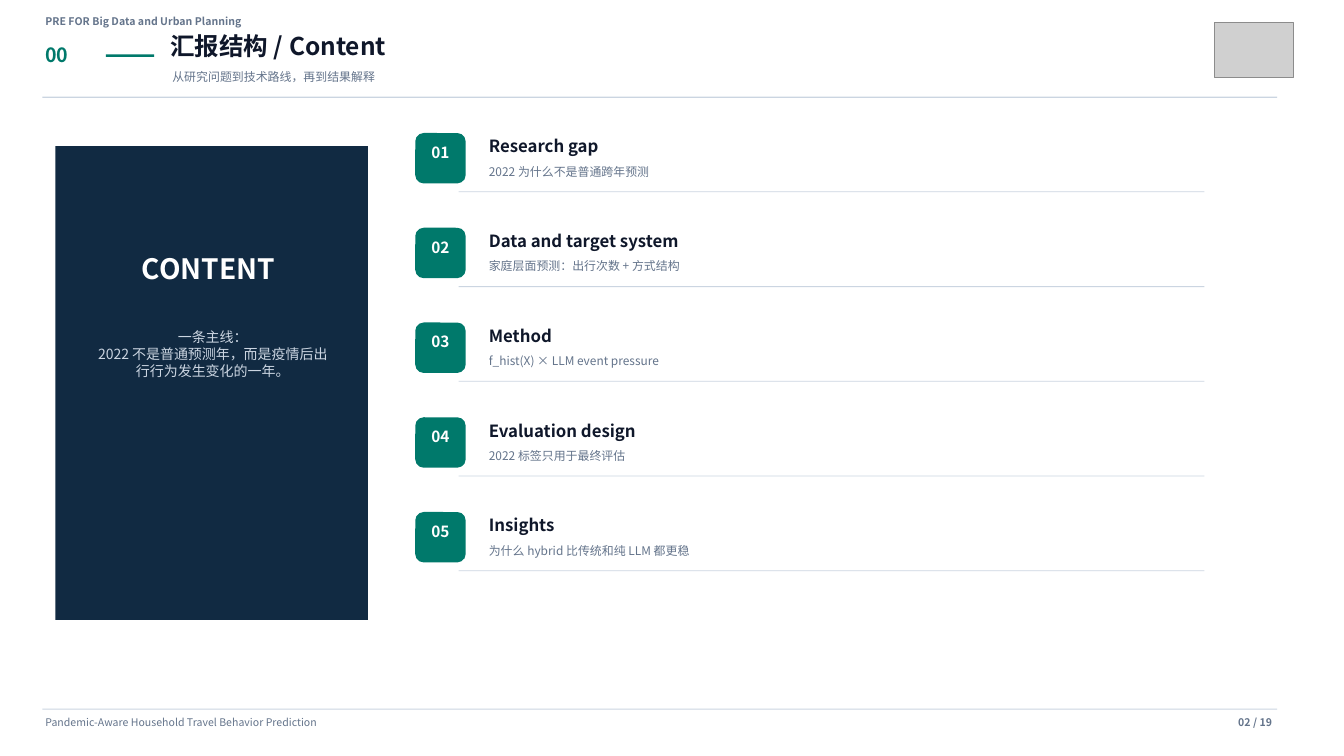
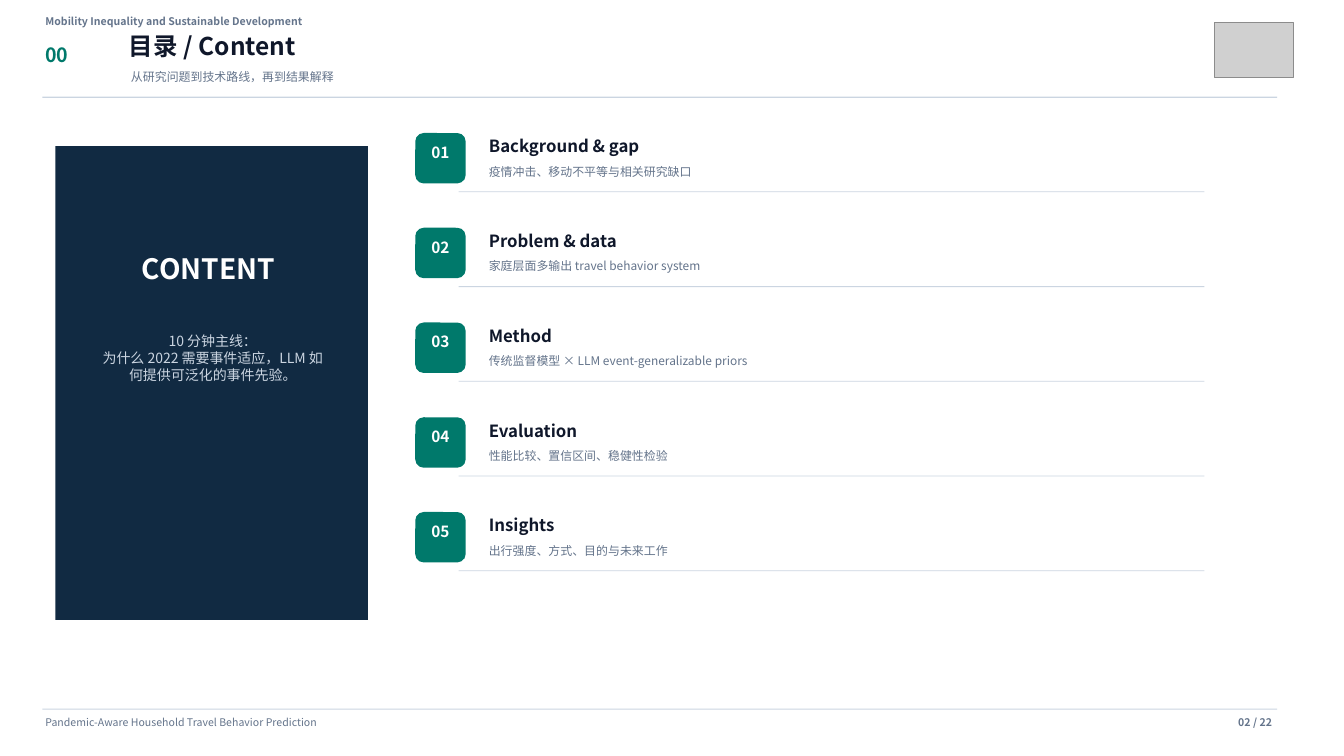
Before and after one commit to Lrving-code/NHTS-Travel-Prediction, a slide deck: slide 2 of outputs/final_project/NHTS_Travel_Behavior_Template_Presentation.pptx. Drawn at 1344x756 pixels with LibreOffice and Linux fonts; fonts in the diff are those of the drawing; grey boxes stand for pictures. Boxes give left, top, right and bottom in pixels: in the first picture for what was removed or moved away, otherwise in the second. Text is boxed around its words. In the diff, an @@ line names an element or a change of style, - is before the commit and + after.

```diff
--- a/outputs/final_project/NHTS_Travel_Behavior_Template_Presentation.pptx
+++ b/outputs/final_project/NHTS_Travel_Behavior_Template_Presentation.pptx
@@ text at [45,16,302,28]: text changed @@
-PRE FOR Big Data and Urban Planning
+Mobility Inequality and Sustainable Development
@@ rectangle removed at [106,54,154,57] @@
@@ text at [129,35,296,58]: text changed @@
-汇报结构 / Content
+目录 / Content
@@ text "从研究问题到技术路线，再到结果解释": place and size @@
-text "从研究问题到技术路线，再到结果解释" at [172,71,375,82]
+text "从研究问题到技术路线，再到结果解释" at [131,71,334,82]
@@ text at [489,138,639,156]: text changed @@
-Research gap
+Background & gap
@@ text at [489,166,692,177]: text changed @@
-2022 为什么不是普通跨年预测
+疫情冲击、移动不平等与相关研究缺口
@@ text at [489,233,617,248]: text changed @@
-Data and target system
+Problem & data
@@ text at [489,260,700,273]: text changed @@
-家庭层面预测：出行次数 + 方式结构
+家庭层面多输出 travel behavior system
@@ text at [103,334,323,381]: text changed @@
-一条主线：
-2022 不是普通预测年，而是疫情后出行行为发生变化的一年。
+10 分钟主线：
+为什么 2022 需要事件适应，LLM 如何提供可泛化的事件先验。
@@ text at [489,355,748,368]: text changed @@
-f_hist(X) × LLM event pressure
+传统监督模型 × LLM event-generalizable priors
@@ text at [489,423,577,438]: text changed @@
-Evaluation design
+Evaluation
@@ text at [489,450,668,461]: text changed @@
-2022 标签只用于最终评估
+性能比较、置信区间、稳健性检验
@@ text at [489,545,668,556]: text changed @@
-为什么 hybrid 比传统和纯 LLM 都更稳
+出行强度、方式、目的与未来工作
@@ text at [1238,718,1272,726]: text changed @@
-02 / 19
+02 / 22
```
Also in this commit, not shown: 16 other slides changed, 5 slides added, 2 slides removed, 35 other files.
